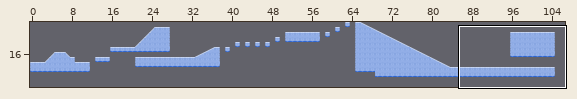
Tiled map, stored at assets/maps/level_1.tmx. Above, an overview of the earlier version with the close-up marked.
Close-up. First the earlier version:
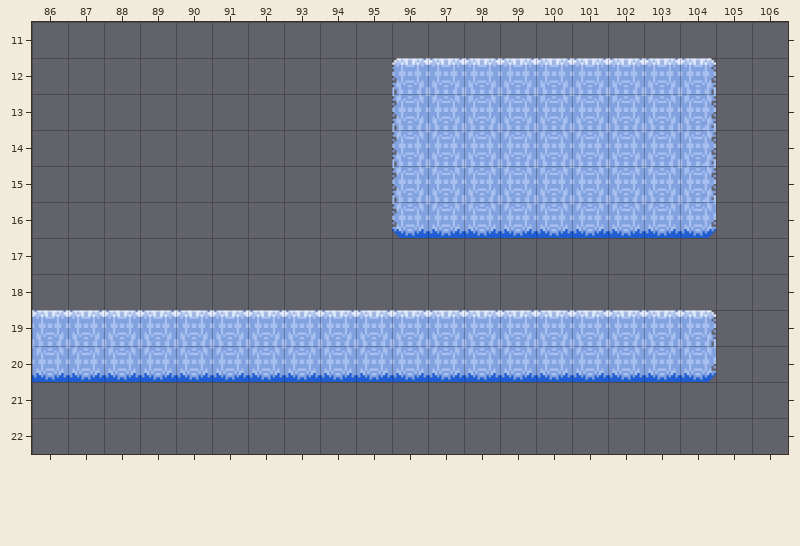
Cells are 128x128 px. Shown: x 86..106, y 11..22. The commit also changed other parts of the map, which this record leaves out. The old version is drawn lined up with the new one.
Now the later version:
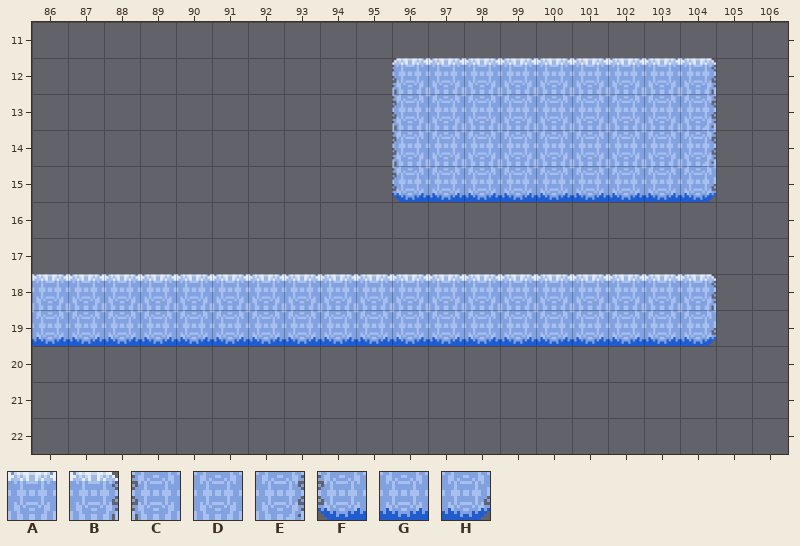
Key: from "ice_with_water_tileset": A 1, B 2, C 8, D 9, E 10, F 16, G 17, H 18.
_ is an empty cell.
Change:
everything moved by +0,+19 cells (the old picture is shown already moved)
Layer "ground":
The author put tile A in row 18 at x 86 to 103.
The author put tile B in row 18 at x 104.
Tile C becomes tile F in row 15 at x 96.
Tile A becomes tile G in row 19 at x 86 to 103.
Tile D becomes tile G in row 15 at x 97 to 103.
Tile B becomes tile H in row 19 at x 104.
Tile E becomes tile H in row 15 at x 104.
Tile F is removed in row 16 at x 96.
Tile G is removed in row 16 at x 97 to 103; in row 20 at x 86 to 103.
Tile H is removed in row 16 at x 104; in row 20 at x 104.
